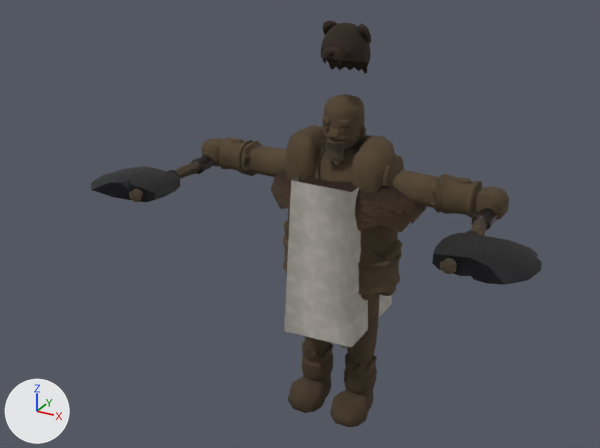
The glTF model csharp/Unciv.Godot/Packs/units/models/unit/Berserker.glb as it was, and as the next commit left it.
Camera for both pictures: a 50 mm lens placed at (0.818, -1.702, 1.351), pointed at (-0.03, -0.159, 0.58). Every picture has the same lights, and +X, +Y and +Z are marked at lower left. The first picture is the older version.

Names of what the first picture shows: '1H_Axe', '1H_Axe_Offhand', 'Barbarian_Hat', 'Warrior'.
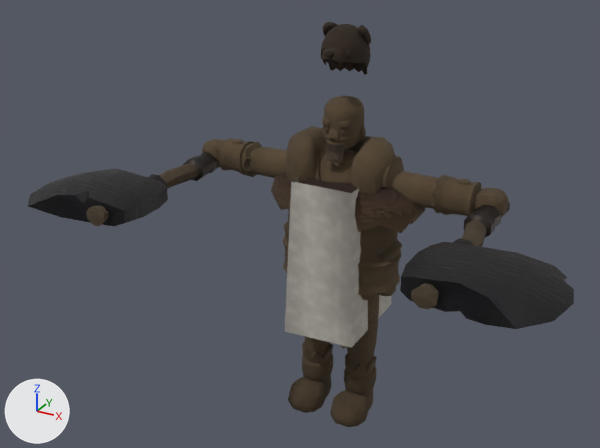
Where the change shows, as pixel boxes (x1, y1, x2, y2) in the pictures (600 x 448 px):
```json
{"object": "Warrior", "change": "rescaled", "before": [201, 94, 509, 427], "after": [202, 96, 508, 427]}
{"object": "1H_Axe_Offhand", "change": "moved, rescaled", "before": [432, 208, 542, 285], "after": [400, 202, 574, 329], "on screen": "58% wider, 64% taller"}
{"object": "1H_Axe", "change": "moved, rescaled", "before": [91, 155, 213, 202], "after": [28, 152, 218, 226], "on screen": "55% wider, 56% taller"}
{"object": "Barbarian_Hat", "change": "moved", "before": [321, 21, 371, 74], "after": [321, 22, 371, 75]}
```

Edits to the scene script, one JSON object a line:
```json
{"op": "set", "path": "ob_warrior.scale", "old": "(0.439, 0.439, 0.439)", "new": "(0.437, 0.437, 0.437)"}
{"op": "set", "path": "ob_1h_axe_offhand.location", "old": "(0.371, -0.058, 0.637)", "new": "(0.369, -0.063, 0.635)"}
{"op": "set", "path": "ob_1h_axe_offhand.scale", "old": "(0.285, 0.285, 0.285)", "new": "(0.426, 0.426, 0.426)"}
{"op": "set", "path": "ob_1h_axe.location", "old": "(-0.371, -0.058, 0.637)", "new": "(-0.369, -0.063, 0.635)"}
{"op": "set", "path": "ob_1h_axe.scale", "old": "(0.285, 0.285, 0.285)", "new": "(0.426, 0.426, 0.426)"}
{"op": "set", "path": "ob_barbarian_hat.location", "old": "(0.0, 0.0, 0.878)", "new": "(0.0, 0.0, 0.875)"}
```
